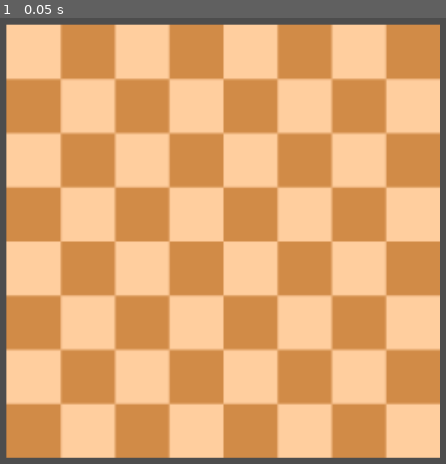
Above: before the commit, frame 1.
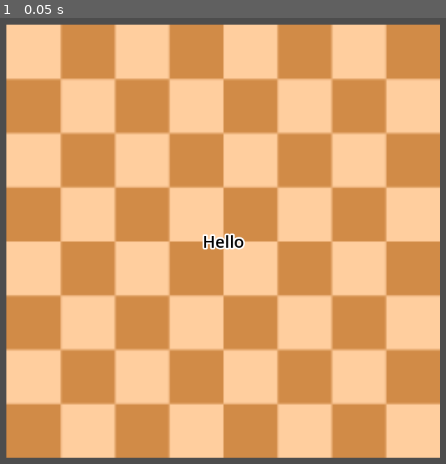
Above: after the commit, the same moment.

Repository: GavinCartier/rock-paper-chess
Game: Godot game, scene res://scenes/Main.tscn
Two runs of this game, one before a commit and one after it. Both use one fixed random seed, a clock stepped at 60 frames per second and the inputs below.
Inputs:
- Up to frame 1 (0.05 s): no input

The runs differ from the first frame. In frame 1, 0.3% of the frame differs, in the area x 45-55%, y 48-53%.

Commit message:
Add files via upload

Diff:
--- a/rock-paper-chess/scenes/Main.tscn
+++ b/rock-paper-chess/scenes/Main.tscn
@@ -1,6 +1,8 @@
-[gd_scene load_steps=2 format=3 uid="uid://nuan8ukxj5ny"]
+[gd_scene load_steps=4 format=3 uid="uid://nuan8ukxj5ny"]
 
 [ext_resource type="PackedScene" uid="uid://cq0e7rspvwt20" path="res://scenes/ChessBoard.tscn" id="1_elqb8"]
+[ext_resource type="PackedScene" uid="uid://0k71bkt73jdv" path="res://scenes/drafting.tscn" id="2_rvslj"]
+[ext_resource type="Script" uid="uid://dkxnwft03ausk" path="res://scripts/player.gd" id="3_0bbpv"]
 
 [node name="Main" type="Node2D"]
 
@@ -8,3 +10,13 @@
 scale = Vector2(2.5, 2.5)
 
 [node name="Camera2D" type="Camera2D" parent="."]
+
+[node name="Drafting" parent="." instance=ExtResource("2_rvslj")]
+
+[node name="BlackPlayer" type="Node" parent="."]
+script = ExtResource("3_0bbpv")
+metadata/_custom_type_script = "uid://dkxnwft03ausk"
+
+[node name="WhitePlayer" type="Node" parent="."]
+script = ExtResource("3_0bbpv")
+metadata/_custom_type_script = "uid://dkxnwft03ausk"
--- /dev/null
+++ b/rock-paper-chess/scenes/drafting.tscn
@@ -0,0 +1,28 @@
+[gd_scene load_steps=3 format=3 uid="uid://0k71bkt73jdv"]
+
+[ext_resource type="Script" uid="uid://cmyr62k4q30af" path="res://scripts/drafting.gd" id="1_xd4v5"]
+
+[sub_resource type="LabelSettings" id="LabelSettings_1a71g"]
+font_size = 24
+font_color = Color(0, 0, 0, 1)
+outline_size = 10
+
+[node name="Drafting" type="Node2D"]
+script = ExtResource("1_xd4v5")
+
+[node name="Instruction Text" type="Label" parent="."]
+anchors_preset = 8
+anchor_left = 0.5
+anchor_top = 0.5
+anchor_right = 0.5
+anchor_bottom = 0.5
+offset_left = -30.0
+offset_top = -17.0
+offset_right = 30.0
+offset_bottom = 17.0
+grow_horizontal = 2
+grow_vertical = 2
+text = "Hello"
+label_settings = SubResource("LabelSettings_1a71g")
+horizontal_alignment = 1
+vertical_alignment = 1
